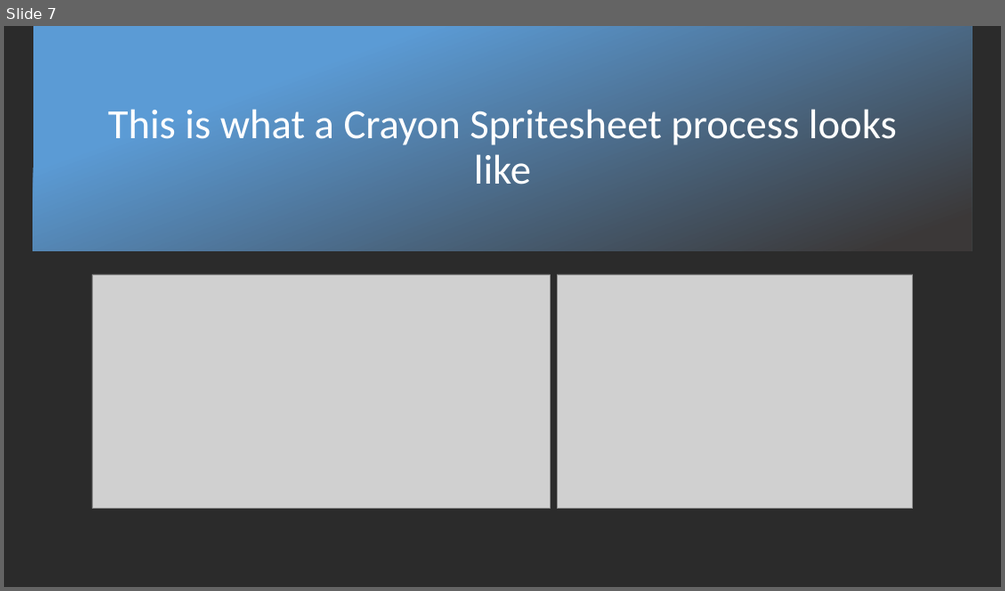
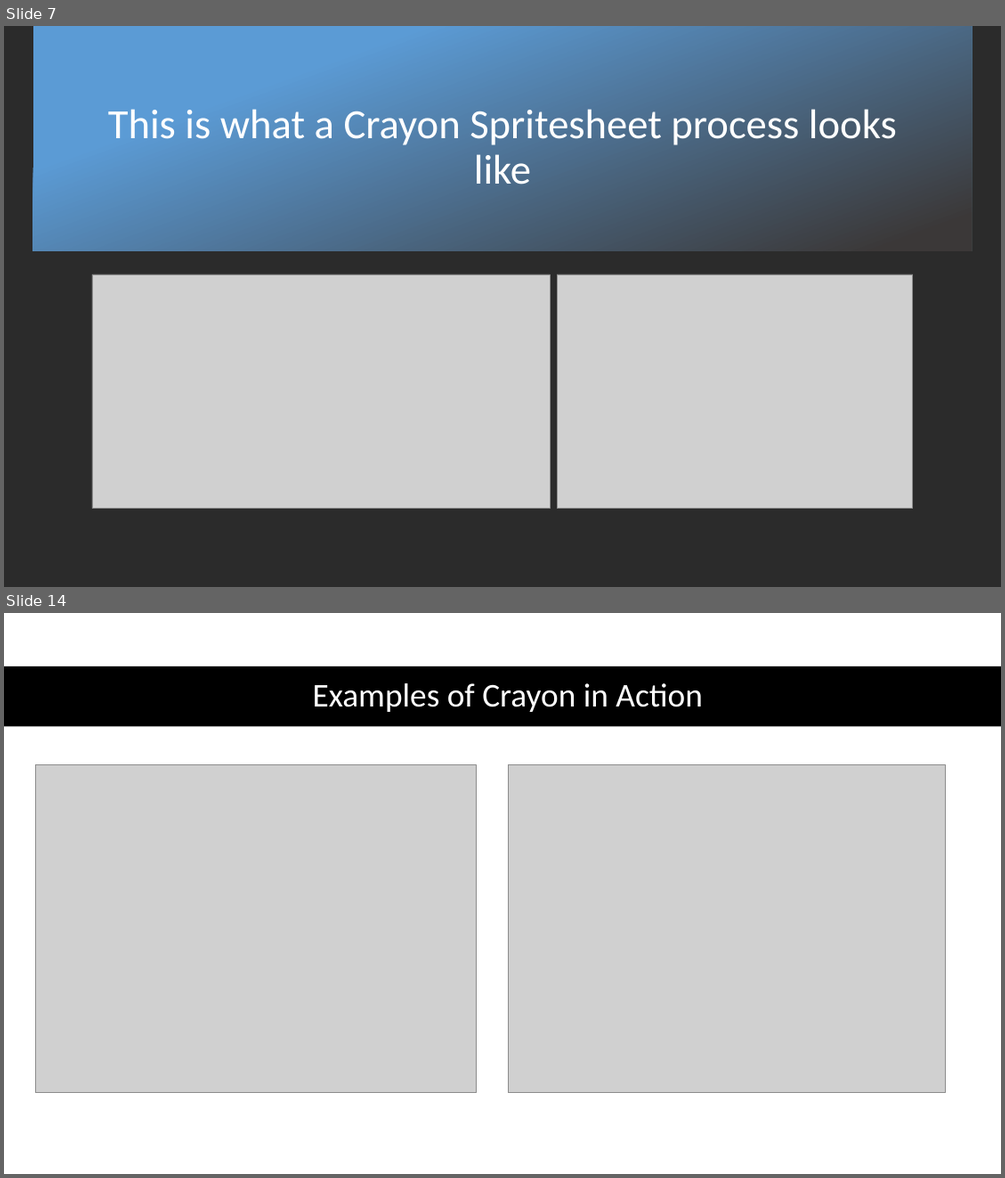
Before and after one commit to Protofall/Crayon-Game-Framework, a slide deck: Documentation/About-DC-and-Crayon.pptx. Shown one above the other, each under a label of ours: slide 7 before the commit, slides 7 and 14 after it; the slides between them are not shown. The pictures are 1005x591 and 1005x1178 pixels, drawn with LibreOffice and Linux fonts; fonts in the diff are those of the drawing; grey boxes stand for pictures; background and template pictures are left out; a plain dark background stands for a picture behind light text. Boxes give left, top, right and bottom in pixels: in the first picture for what was removed or moved away, otherwise in the second. Text is boxed around its words. In the diff, an @@ line names an element or a change of style, - is before the commit and + after.

```diff
--- a/Documentation/About-DC-and-Crayon.pptx
+++ b/Documentation/About-DC-and-Crayon.pptx
@@ slide 14 added at (4, 613, 1001, 1174), background #FFFFFF @@
@@ rectangle added at (4, 666, 1001, 727), fill #000000 @@
@@ title added at (313, 683, 702, 712), 32 pt, text #FFFFFF @@
+Examples of Crayon in Action
@@ picture added at (35, 765, 477, 1093) @@
@@ picture added at (508, 765, 946, 1093) @@
```
Also in this commit, not shown: 7 other slides added.
